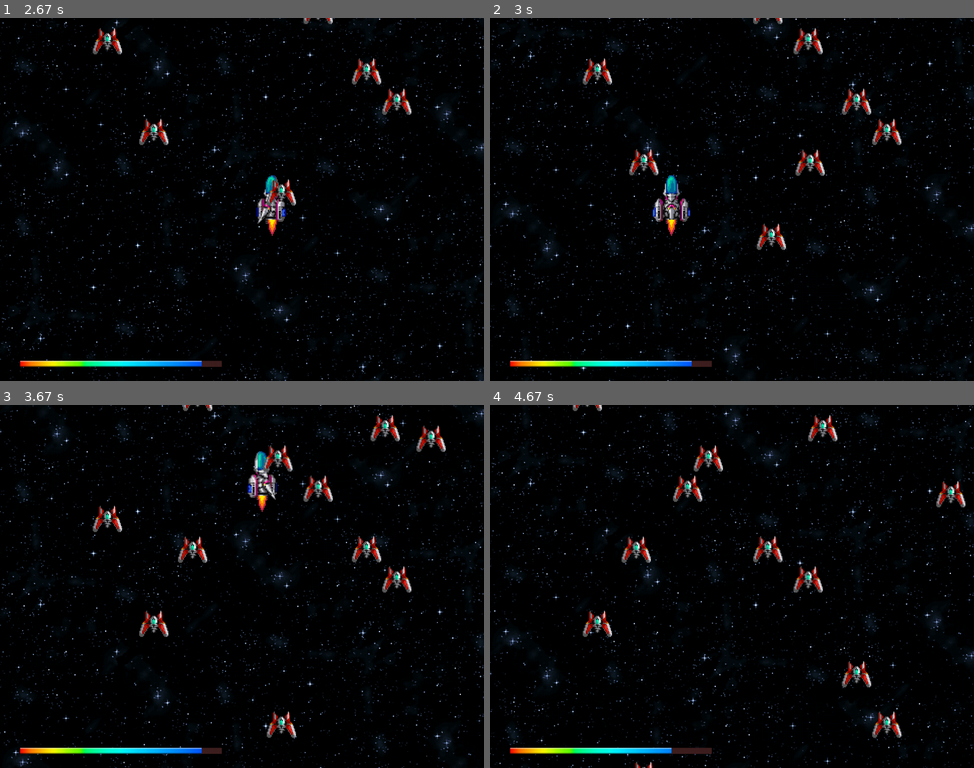
Above: before the commit, frames 1-4 (two rows, left to right).
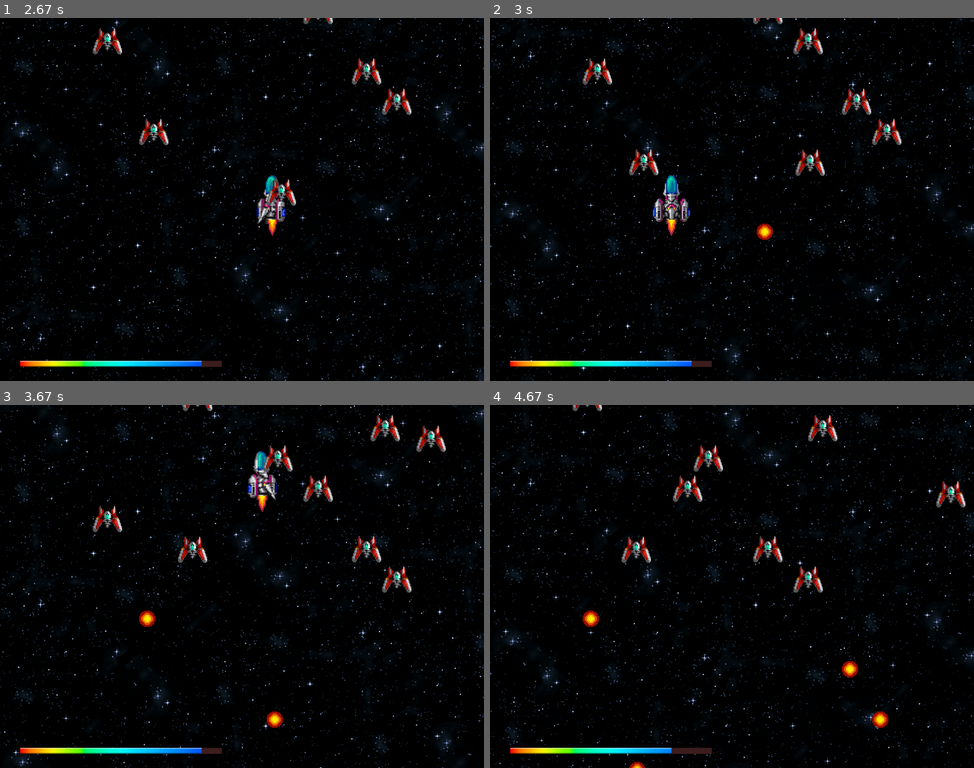
Above: after the commit, the same moments.

Repository: Kimura-Taiki/Python_game_zissen
Game: pygame game, started from Chapter7/rf74.py
The game is run twice, just before and just after one commit, with the same random seed, the same clock (stepped at 60 frames per second) and the same inputs.
Inputs:
- Up to frame 1 (2.67 s): hold Right 0.33-0.8 s; hold Up 0.83-1.13 s; hold Right 1.17-1.63 s; hold Left 1.67-2.2 s; hold Down 2.23-2.53 s; hold Left from 2.57 s (still down)
- Up to frame 2 (3 s): release Left at 2.97 s
- Up to frame 3 (3.67 s): hold Up 3-3.37 s; hold Right from 3.4 s (still down)
- Up to frame 4 (4.67 s): release Right at 4.03 s; hold Down 4.07-4.43 s; hold Left from 4.47 s (still down)

Frame 1 is identical in both runs. In frame 2, 0.3% of the frame differs, in the area x 55-62%, y 56-64%; in frame 3, 0.6%; in frame 4, 0.9%, in the area x 19-85%, y 56-100%.

Commit message:
0741_21:imgをimageに書き換え

Diff:
--- a/Chapter7/mod/conflict.py
+++ b/Chapter7/mod/conflict.py
@@ -18,8 +18,8 @@
         return shots_down
 
 def hit(enemy: Enemy, bullets: list[Bullet], effects: list[Effect]) -> int: # 自弾とのヒットチェック
-    w: int = enemy.img.get_width()
-    h: int = enemy.img.get_height()
+    w: int = enemy.image.get_width()
+    h: int = enemy.image.get_height()
     r: int = int((w+h)/4)+12
     for bullet in bullets[:]:
         if get_dis(enemy.x, enemy.y, bullet.x, bullet.y) < r*r:
--- a/Chapter7/mod/enemy.py
+++ b/Chapter7/mod/enemy.py
@@ -36,13 +36,10 @@
         self.y: int = y
         self.hldgs: list[Enemy] = hldgs
         self.name: str = "----"
-        # self.img: pygame.surface.Surface = self.DEFAULT_IMG
         self.speed: int = 6
         self.angle: int = 90
         self.breakable: bool = True
         self.fire: Callable[[Enemy], None] = self.pass_func
-        # self.image: pygame.surface.Surface = self.DEFAULT_IMG
-        # self.rect: pygame.rect.Rect = pygame.rect.Rect(x-self.image.get_width()/2, y-self.image.get_height()/2, x+self.image.get_width()/2, y+self.image.get_height()/2)
 
     def move(self) -> None: # 敵オブジェクトの移動
         self.x += int(self.speed*cos(radians(self.angle)))
@@ -63,8 +60,6 @@
 
 def enemies_draw(screen: pygame.surface.Surface, enemies: list[Enemy]) -> None:
     pygame.sprite.Group(enemies).draw(surface=screen)
-    # for enemy in enemies[:]:
-    #     enemy.draw(screen=screen)
 
 # from inspect import getmembers
 e = Enemy(x=100, y=200)
--- a/Chapter7/mod/enemy_factory.py
+++ b/Chapter7/mod/enemy_factory.py
@@ -33,5 +33,7 @@
         enemy.angle = -45
         enemy.speed = 16
 
-TORPEDOER = EnemyFactory({'img':pygame.image.load("image_gl/enemy1.png"),   'name':"Torpedoer", 'fire':torpedo_run})
-TORPEDO =   EnemyFactory({'img':pygame.image.load("image_gl/enemy0.png"),   'name':"Torpedo",   'speed':10, 'breakable':False})
+# TORPEDOER = EnemyFactory({'img':pygame.image.load("image_gl/enemy1.png"),   'name':"Torpedoer", 'fire':torpedo_run})
+# TORPEDO =   EnemyFactory({'img':pygame.image.load("image_gl/enemy0.png"),   'name':"Torpedo",   'speed':10, 'breakable':False})
+TORPEDOER = EnemyFactory({'image':pygame.image.load("image_gl/enemy1.png"),   'name':"Torpedoer", 'fire':torpedo_run})
+TORPEDO =   EnemyFactory({'image':pygame.image.load("image_gl/enemy0.png"),   'name':"Torpedo",   'speed':10, 'breakable':False})
--- a/Chapter7/mod/shield.py
+++ b/Chapter7/mod/shield.py
@@ -29,8 +29,8 @@
 
     @classmethod
     def hit(cls, enemy: Enemy, s_ship: StarShip, effects: list[Effect]) -> None:
-        w: int = enemy.img.get_width()
-        h: int = enemy.img.get_height()
+        w: int = enemy.image.get_width()
+        h: int = enemy.image.get_height()
         r: int = int((w+h)/4 + (74+96)/4)
         # if get_dis(x1=enemy.x, y1=enemy.y, x2=s_ship.x, y2=s_ship.y) < r*r:
         if get_dis(x1=enemy.x, y1=enemy.y, x2=s_ship.x, y2=s_ship.y) < r*r:
